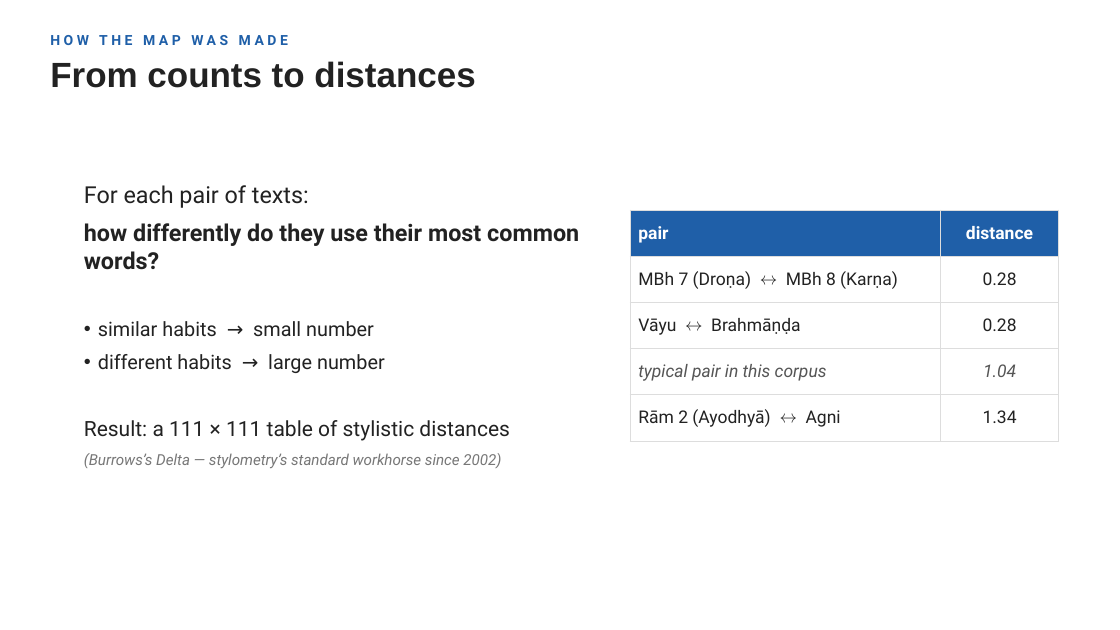
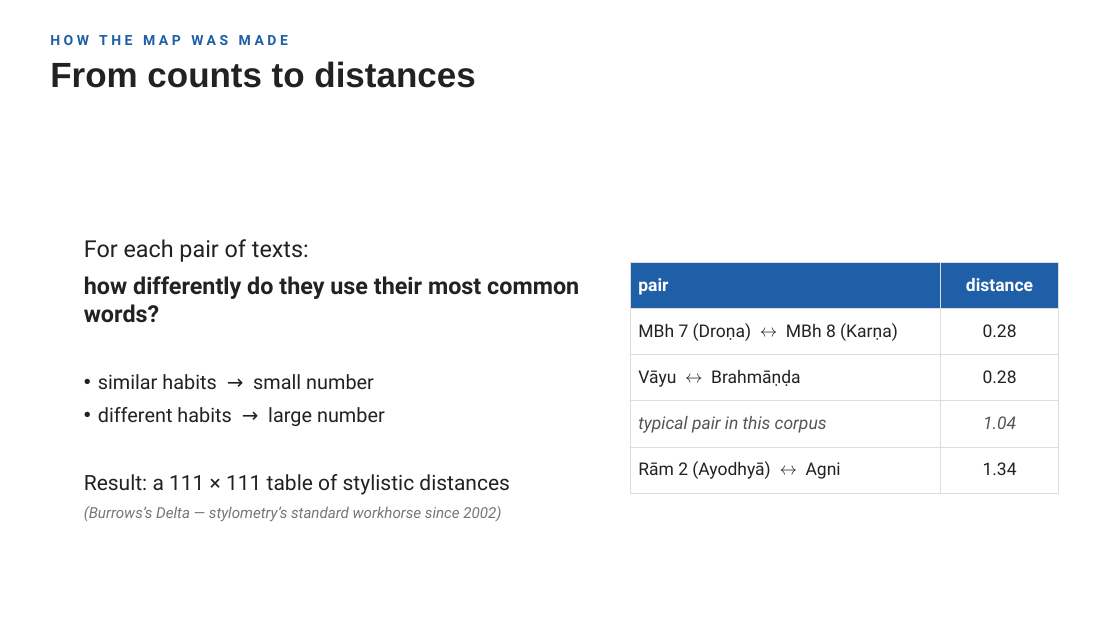
Before and after one commit to kengoharimoto/stylometry-experiments, a slide deck: slide 7 of materials/presentation_2026/chronology_stratification.pptx. Drawn at 1120x630 pixels with LibreOffice and Linux fonts; fonts in the diff are those of the drawing. Boxes give left, top, right and bottom in pixels: in the first picture for what was removed or moved away, otherwise in the second. Text is boxed around its words. In the diff, an @@ line names an element or a change of style, - is before the commit and + after.

```diff
--- a/materials/presentation_2026/chronology_stratification.pptx
+++ b/materials/presentation_2026/chronology_stratification.pptx
@@ text "For each pair of texts:": place and size @@
-text "For each pair of texts:" at (84,185,579,468)
+text "For each pair of texts:" at (84,239,579,521)
@@ text "For each pair of texts:" at (84,239,579,521): vertical alignment top to middle @@
@@ table: place and size @@
-table at (630,210,1059,431)
+table at (630,262,1059,483)
```
Also in this commit, not shown: 1 other slide changed, 1 other file.
